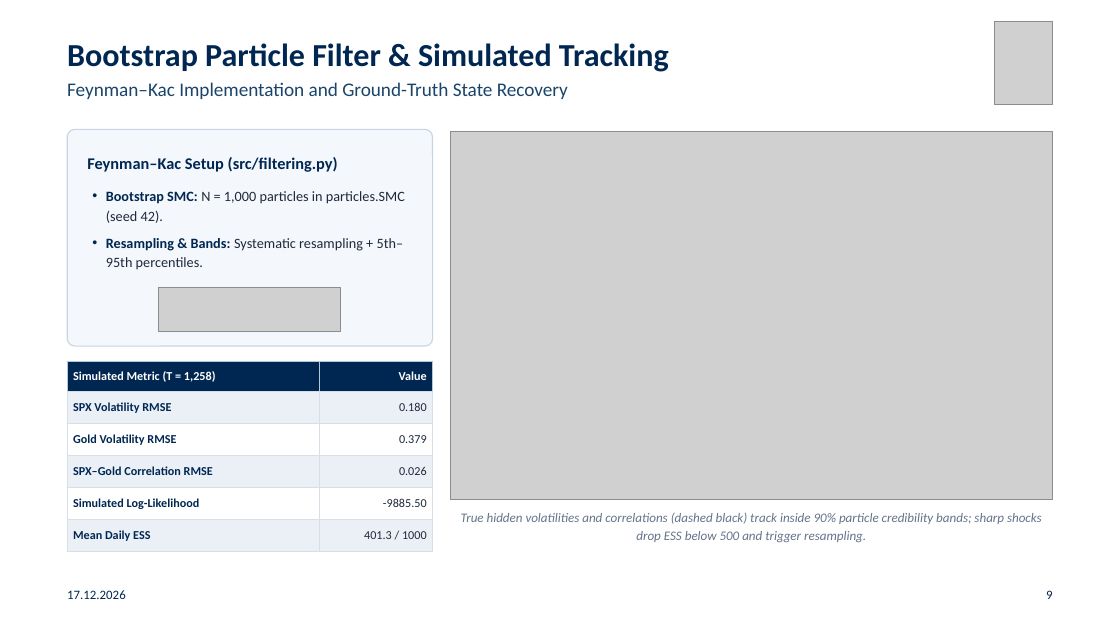
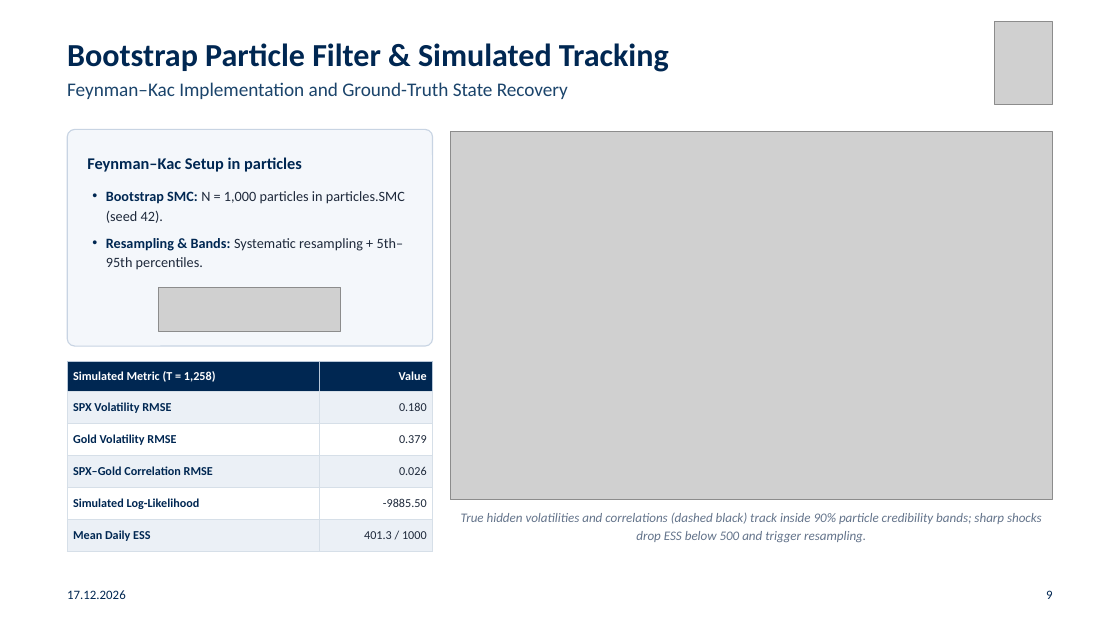
Before and after one commit to gabegagster/smc-stochastic-volatility, a slide deck: slide 9 of presentation/smc_chmsv_ensae_presentation.pptx. Drawn at 1120x630 pixels with LibreOffice and Linux fonts; fonts in the diff are those of the drawing; grey boxes stand for pictures. Boxes give left, top, right and bottom in pixels: in the first picture for what was removed or moved away, otherwise in the second. Text is boxed around its words. In the diff, an @@ line names an element or a change of style, - is before the commit and + after.

```diff
--- a/presentation/smc_chmsv_ensae_presentation.pptx
+++ b/presentation/smc_chmsv_ensae_presentation.pptx
@@ text at box(87, 157, 302, 172): text changed @@
-Feynman–Kac Setup (src/filtering.py)
+Feynman–Kac Setup in particles
```
Also in this commit, not shown: 12 other slides changed, 11 other files.
